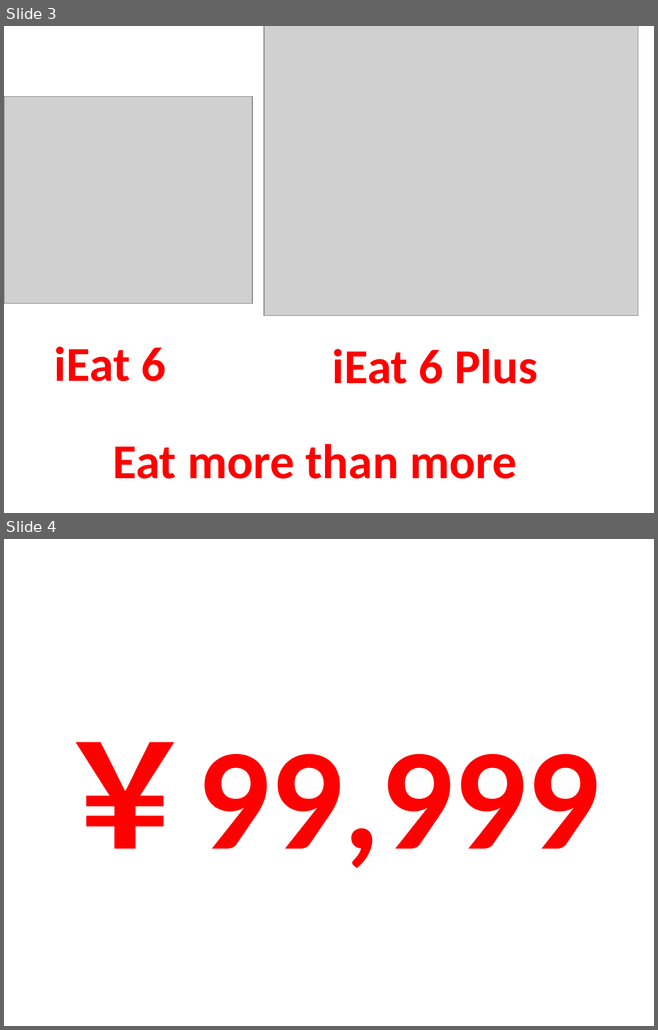
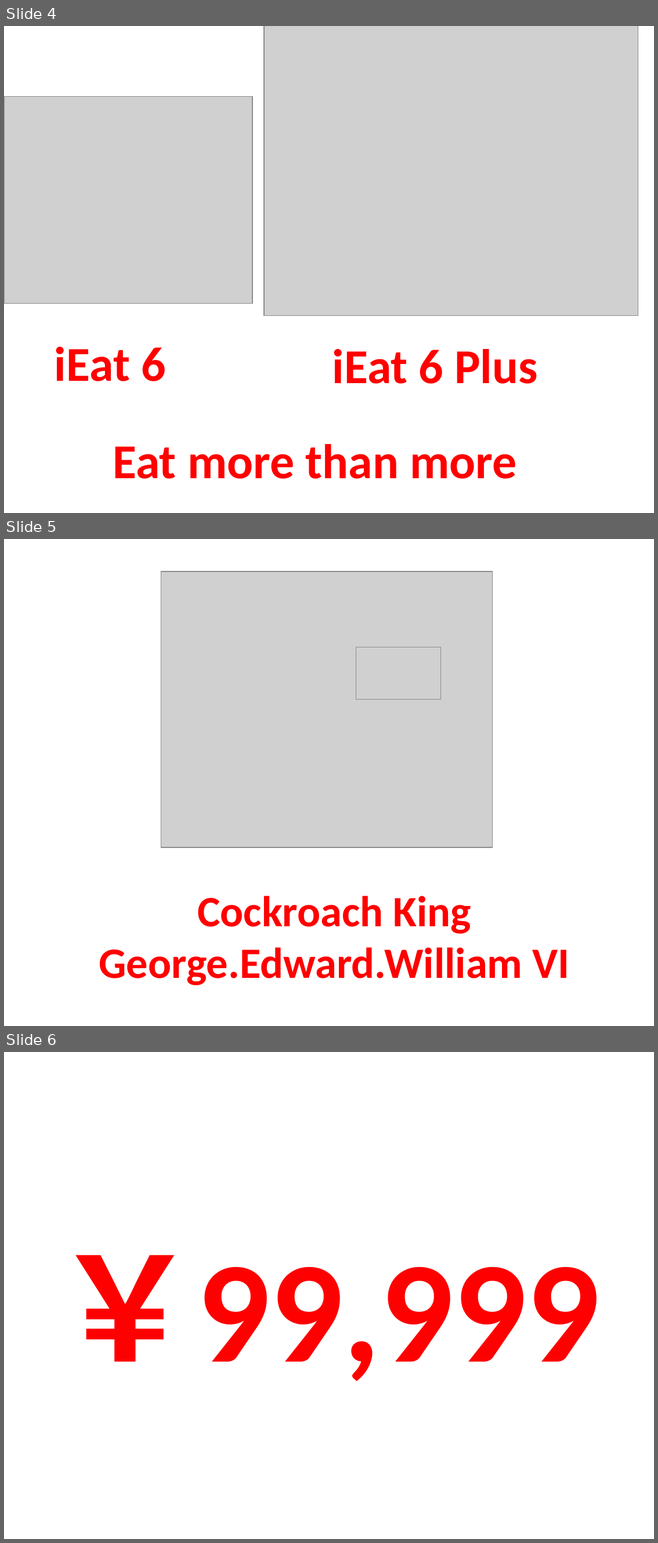
Before and after one commit to hbdhj/documents, a slide deck: TM_CC/cockroach.pptx. Shown one above the other, each under a label of ours: slides 3 and 4 before the commit, slides 4, 5 and 6 after it. The pictures are 658x1030 and 658x1543 pixels, drawn with LibreOffice and Linux fonts; fonts in the diff are those of the drawing; grey boxes stand for pictures. Boxes give left, top, right and bottom in pixels: in the first picture for what was removed or moved away, otherwise in the second. Text is boxed around its words. In the diff, an @@ line names an element or a change of style, - is before the commit and + after.

```diff
--- a/TM_CC/cockroach.pptx
+++ b/TM_CC/cockroach.pptx
@@ slide 5 added at (x1=4, y1=539, x2=654, y2=1026), background #FFFFFF @@
@@ picture added at (x1=161, y1=571, x2=492, y2=848) @@
@@ picture added at (x1=356, y1=647, x2=441, y2=700) @@
@@ text added at (x1=99, y1=896, x2=569, y2=986), 48 pt, text #FF0000, bold @@
+Cockroach King
+George.Edward.William VI
@@ what was slide 3 is now slide 4 @@
@@ what was slide 4 is now slide 6 @@
```
Also in this commit, not shown: 1 other slide added, 1 slide removed, 2 other files.
